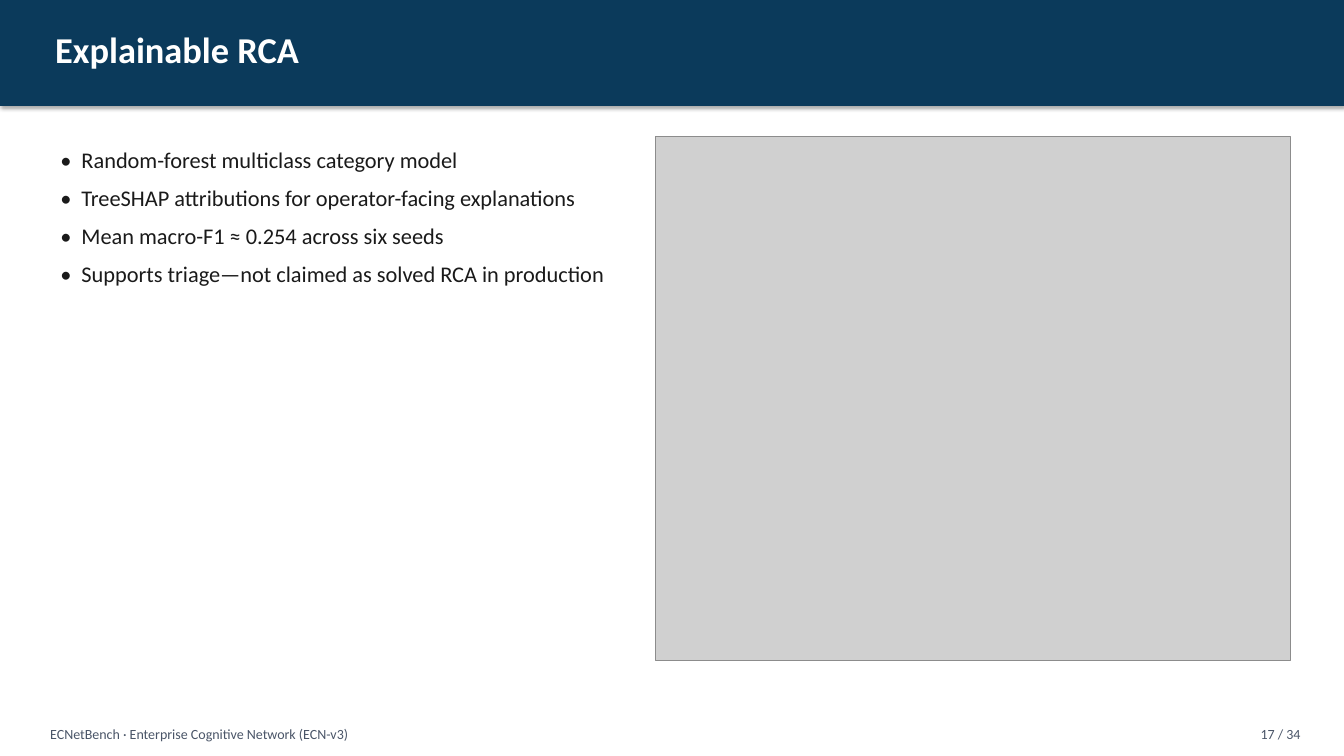
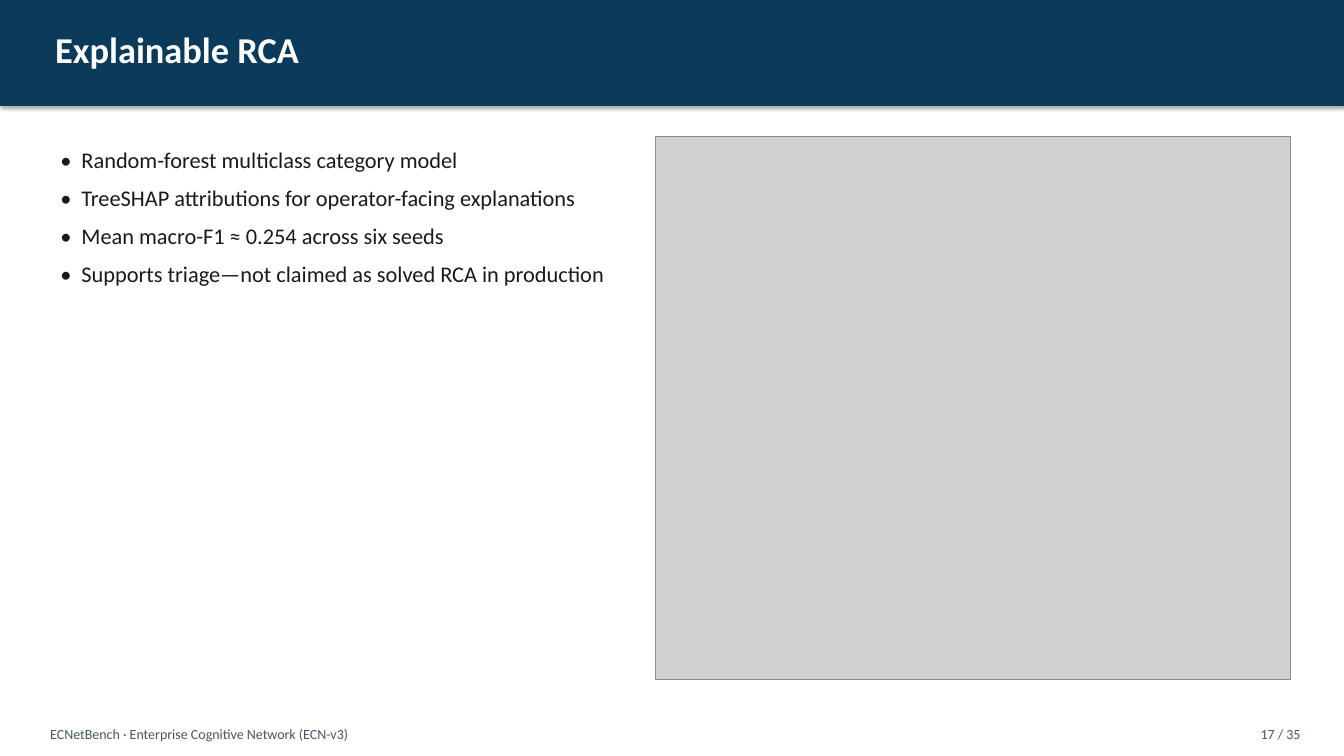
Before and after one commit to Audrey2023uh/Network-Multi-Agent, a slide deck: slide 17 of presentation/Network_Journal_Presentation.pptx. Drawn at 1344x756 pixels with LibreOffice and Linux fonts; fonts in the diff are those of the drawing; grey boxes stand for pictures. Boxes give left, top, right and bottom in pixels: in the first picture for what was removed or moved away, otherwise in the second. Text is boxed around its words. In the diff, an @@ line names an element or a change of style, - is before the commit and + after.

```diff
--- a/presentation/Network_Journal_Presentation.pptx
+++ b/presentation/Network_Journal_Presentation.pptx
@@ picture: place and size @@
-picture at <box>655,136,1291,660</box>
+picture at <box>655,136,1291,680</box>
@@ text at <box>1261,730,1300,739</box>: text changed @@
-17 / 34
+17 / 35
```
Also in this commit, not shown: 32 other slides changed, 1 slide added, 18 other files.
